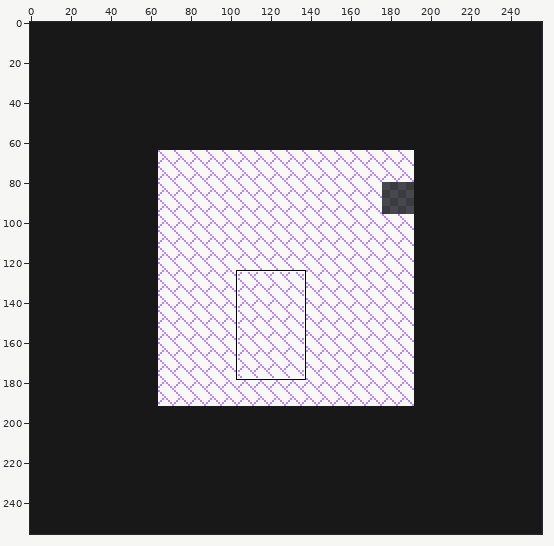
Two versions of one sprite sheet, res/textures/in_players_home_top_groundLayer.png. Above: a wide view before the commit, with the close-up outlined.
Close-up. First the earlier version:
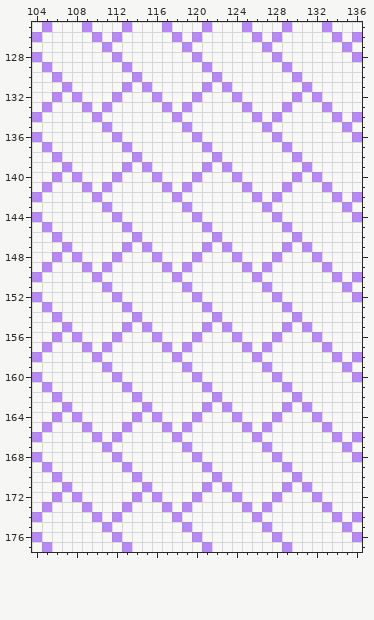
The file is 256x256 pixels. Shown: x 104..136, y 125..177.
After the commit:
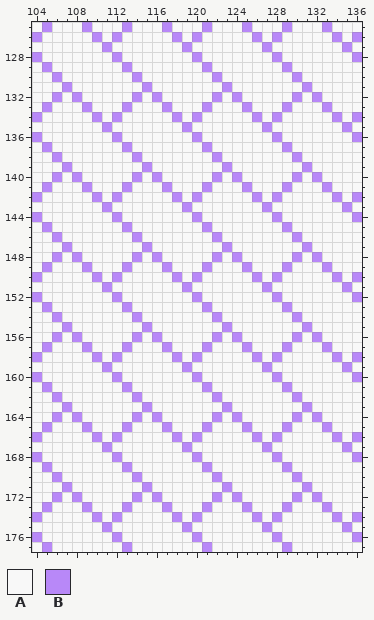
Palette (. is transparent): A #f8f8f8  B #b888f8
The commit says: Updated level editor to detect underground models
From old to new:
The edit turns colour B into colour A in row 131 at x 113 and 121; in row 132 at x 112 and 120; in row 133 at x 111 and 119; in row 139 at x 113 and 121; in row 140 at x 112 and 120; in row 141 at x 111 and 119.
The edit turns colour B into colour A in row 147 at x 113, 121 and 129; in row 148 at x 112, 120 and 128; in row 149 at x 111, 119 and 127; in row 155 at x 113, 121 and 129; in row 156 at x 112, 120 and 128; in row 157 at x 111, 119 and 127.
The edit turns colour B into colour A in row 163 at x 121 and 129; in row 164 at x 120 and 128; in row 165 at x 119 and 127; in row 171 at x 121 and 129; in row 172 at x 120 and 128; in row 173 at x 119 and 127.
The edit turns colour A into colour B in row 132 at x 114 and 122; in row 133 at x 113 and 121; in row 134 at x 112 and 120; in row 140 at x 114 and 122; in row 141 at x 113 and 121; in row 142 at x 112 and 120.
The edit turns colour A into colour B in row 148 at x 114, 122 and 130; in row 149 at x 113, 121 and 129; in row 150 at x 112, 120 and 128; in row 156 at x 114, 122 and 130; in row 157 at x 113, 121 and 129; in row 158 at x 112, 120 and 128.
The edit turns colour A into colour B in row 164 at x 122 and 130; in row 165 at x 121 and 129; in row 166 at x 120 and 128; in row 172 at x 122 and 130; in row 173 at x 121 and 129; in row 174 at x 120 and 128.
Changed places in both close-ups, as pixel boxes (x1, y1, x2, y2):
changed: (102, 82, 142, 202)
changed: (182, 82, 222, 202)
changed: (102, 242, 142, 282)
changed: (182, 242, 302, 282)
changed: (102, 322, 142, 362)
changed: (182, 322, 302, 442)
changed: (182, 482, 302, 522)
